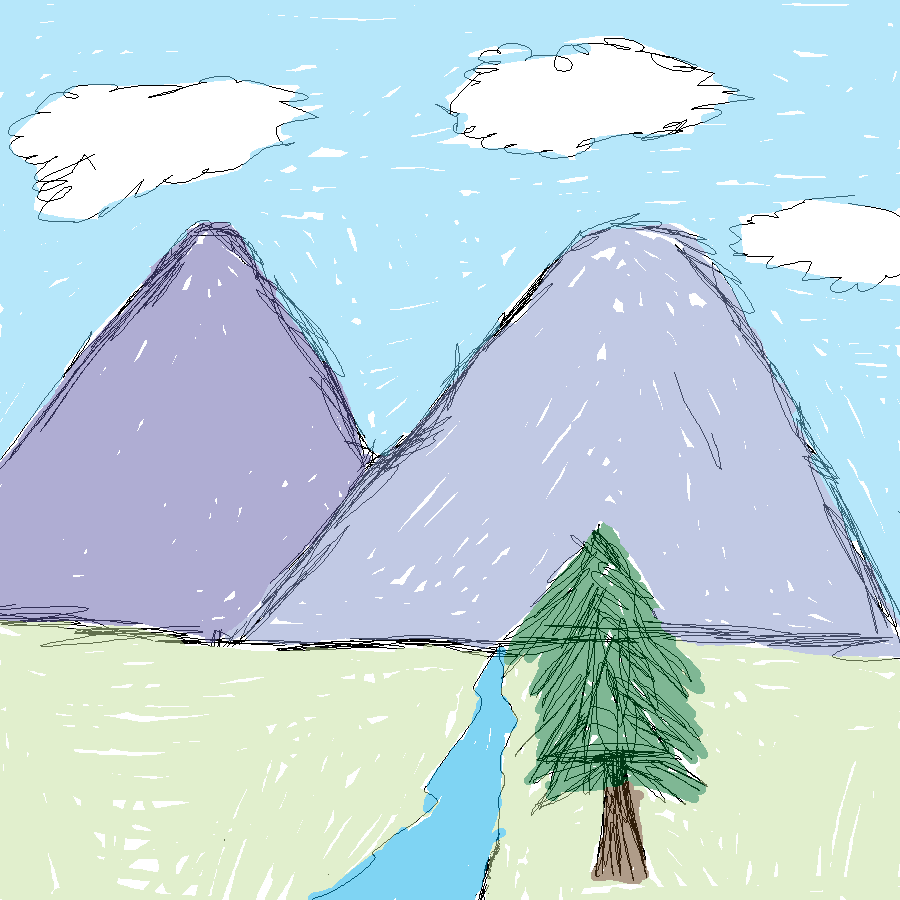
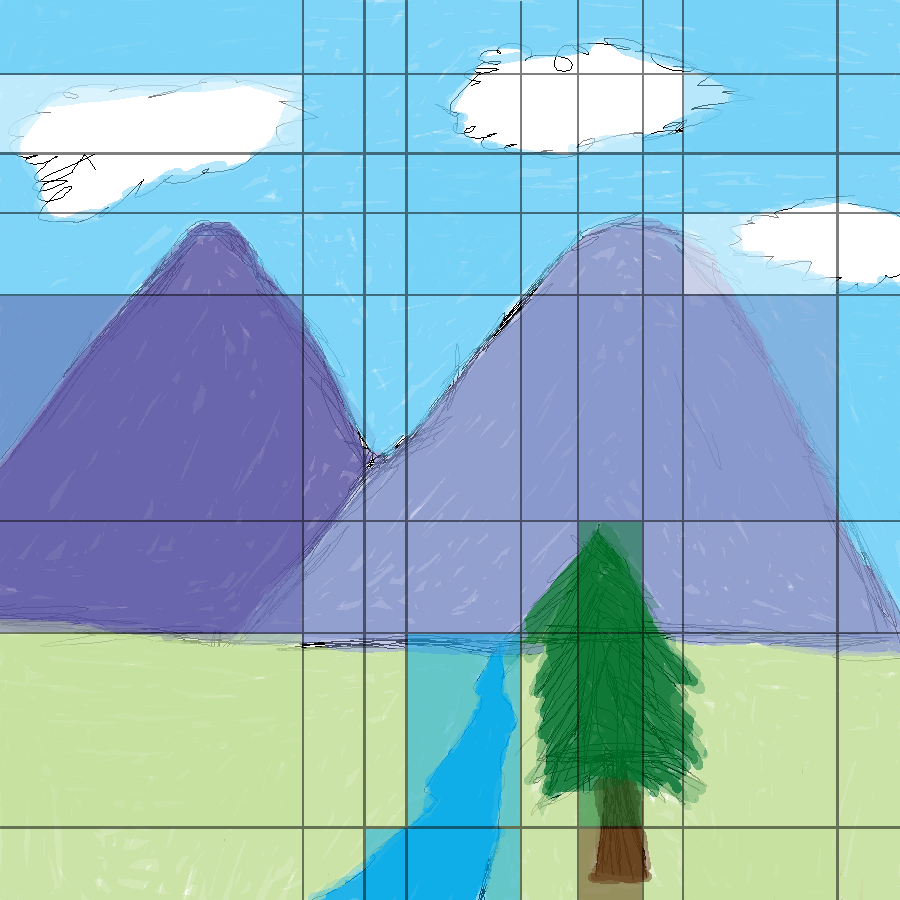
Before/after of a 900x900 layered artwork. What changed in the layer stack:
showed "Shape 1", opacity 100% → 50% over (x1=0, y1=0, x2=900, y2=900)
added layer "Layer 6" (50%) above "Layer 5" over (x1=0, y1=0, x2=900, y2=900)
showed "Layer 3" over (x1=0, y1=0, x2=900, y2=900)
